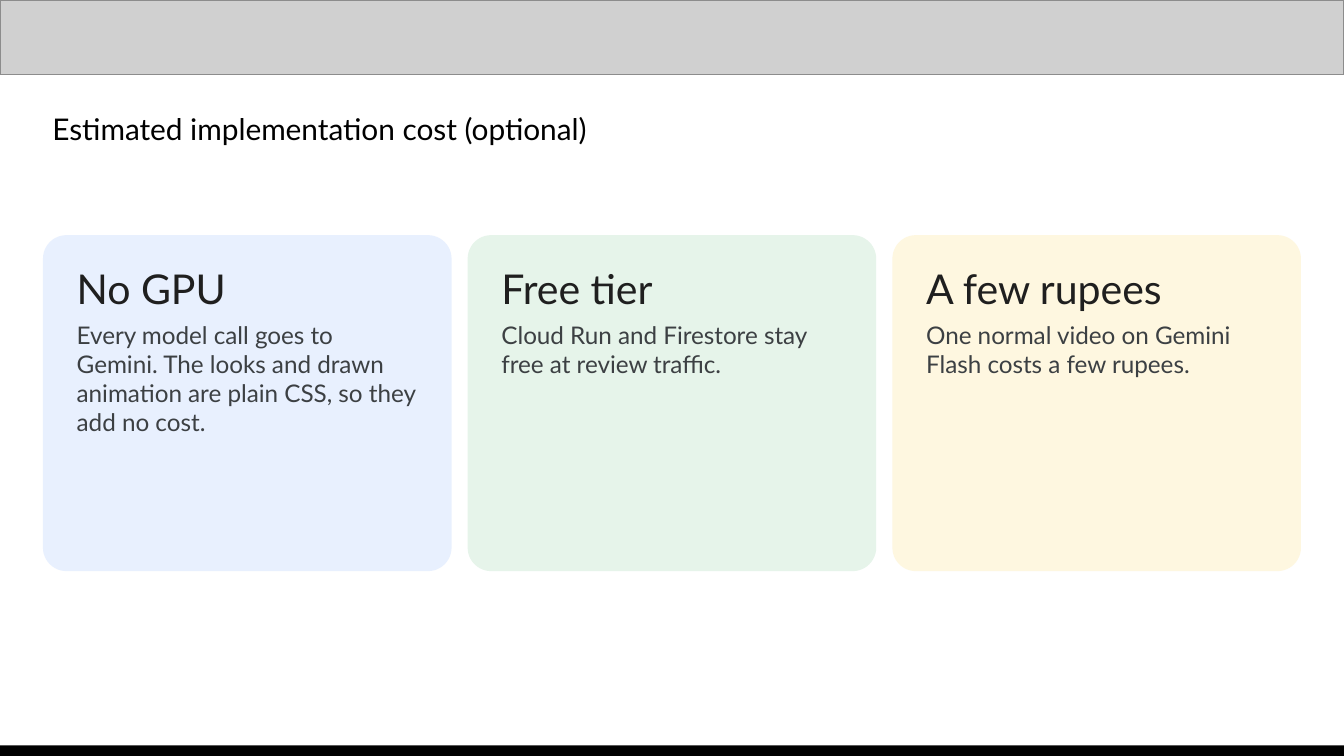
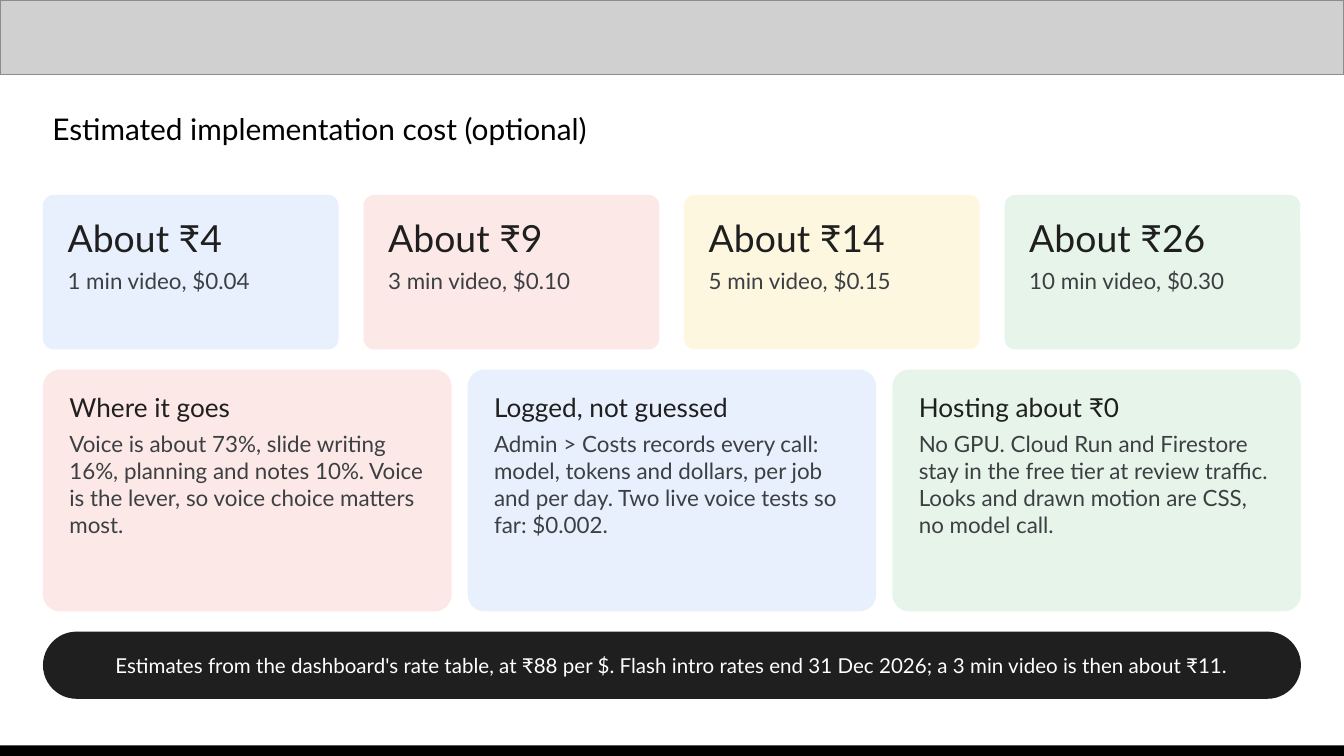
Before and after one commit to saitej123/Gemini-Multimodal-Studio, a slide deck: slide 10 of Template/Out/Multimodal Studio - AI Builder Cup.pptx. Drawn at 1344x756 pixels with LibreOffice and Linux fonts; fonts in the diff are those of the drawing; grey boxes stand for pictures. Boxes give left, top, right and bottom in pixels: in the first picture for what was removed or moved away, otherwise in the second. Text is boxed around its words. In the diff, an @@ line names an element or a change of style, - is before the commit and + after.

```diff
--- a/Template/Out/Multimodal Studio - AI Builder Cup.pptx
+++ b/Template/Out/Multimodal Studio - AI Builder Cup.pptx
@@ rounded rectangle "About ₹4": place and size @@
-rounded rectangle "About ₹4" at [43, 235, 452, 571]
+rounded rectangle "About ₹4" at [43, 195, 339, 349]
@@ rounded rectangle added at [363, 195, 659, 349], fill #FCE8E6, 12 pt, text #3C4043 @@
+About ₹9
+3 min video, $0.10
@@ rounded rectangle "About ₹14": place and size @@
-rounded rectangle "About ₹14" at [892, 235, 1301, 571]
+rounded rectangle "About ₹14" at [684, 195, 980, 349]
@@ rounded rectangle added at [1004, 195, 1300, 349], fill #E6F4EA, 12 pt, text #3C4043 @@
+About ₹26
+10 min video, $0.30
@@ text in rounded rectangle at [68, 224, 249, 292]: text changed; size 13 to 12 pt @@
-No GPU
-Every model call goes to Gemini. The looks and drawn animation are plain CSS, so they add no cost.
+About ₹4
+1 min video, $0.04
@@ rounded rectangle removed at [468, 235, 876, 571] @@
-Free tier
-Cloud Run and Firestore stay free at review traffic.
@@ text in rounded rectangle at [709, 224, 891, 292]: text changed; size 13 to 12 pt @@
-A few rupees
-One normal video on Gemini Flash costs a few rupees.
+About ₹14
+5 min video, $0.15
@@ rounded rectangle added at [43, 370, 452, 612], fill #FCE8E6, 12 pt, text #3C4043 @@
+Where it goes
+Voice is about 73%, slide writing 16%, planning and notes 10%. Voice is the lever, so voice choice matters most.
@@ rounded rectangle added at [468, 370, 876, 612], fill #E8F0FE, 12 pt, text #3C4043 @@
+Logged, not guessed
+Admin > Costs records every call: model, tokens and dollars, per job and per day. Two live voice tests so far: $0.002.
@@ rounded rectangle added at [892, 370, 1301, 612], fill #E6F4EA, 12 pt, text #3C4043 @@
+Hosting about ₹0
+No GPU. Cloud Run and Firestore stay in the free tier at review traffic. Looks and drawn motion are CSS, no model call.
@@ rounded rectangle added at [43, 632, 1301, 699], fill #1F1F1F, 11 pt, text #FFFFFF @@
+Estimates from the dashboard's rate table, at ₹88 per $. Flash intro rates end 31 Dec 2026; a 3 min video is then about ₹11.
```
Also in this commit, not shown: 3 other slides changed, 3 slides added, 2 slides removed, 2 other files.
